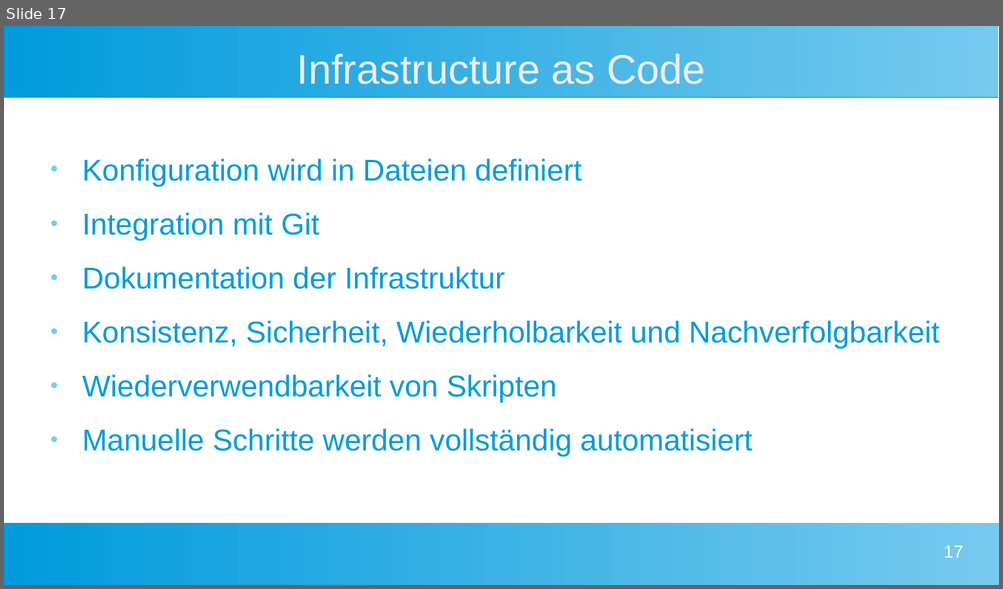
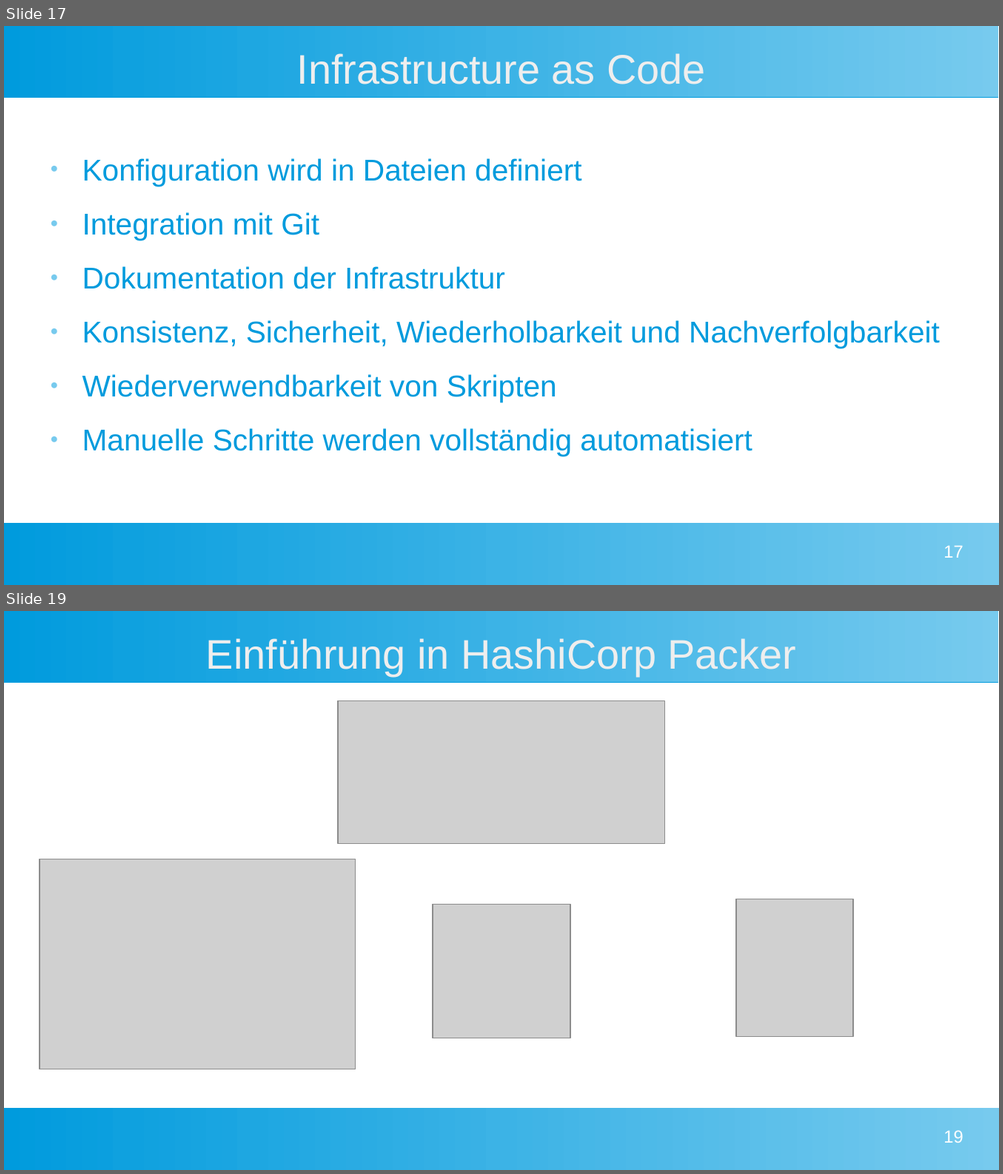
Before and after one commit to NemanjaTomic57/packer-workshop, a slide deck: presentation/day1.odp. Shown one above the other, each under a label of ours: slide 17 before the commit, slides 17 and 19 after it; the slides between them are not shown. The pictures are 1003x589 and 1003x1174 pixels, drawn with LibreOffice and Linux fonts; fonts in the diff are those of the drawing; grey boxes stand for pictures. Boxes give left, top, right and bottom in pixels: in the first picture for what was removed or moved away, otherwise in the second. Text is boxed around its words. In the diff, an @@ line names an element or a change of style, - is before the commit and + after.

```diff
--- a/presentation/day1.odp
+++ b/presentation/day1.odp
@@ slide 19 added at <box>4,611,999,1170</box>, background #FFFFFF; not listed: 2 template elements that a slide beside it also shows @@
@@ title added at <box>206,638,797,676</box>, 33 pt, text #EEEEEE @@
+Einführung in HashiCorp Packer
@@ picture added at <box>338,701,665,844</box> @@
@@ picture added at <box>40,859,355,1070</box> @@
@@ picture added at <box>432,904,571,1039</box> @@
@@ picture added at <box>736,900,854,1037</box> @@
@@ page number added at <box>943,1130,962,1143</box>, 14 pt, text #FFFFFF @@
+19
```
Also in this commit, not shown: 2 slides changed, 1 other slide added, 35 other files.
